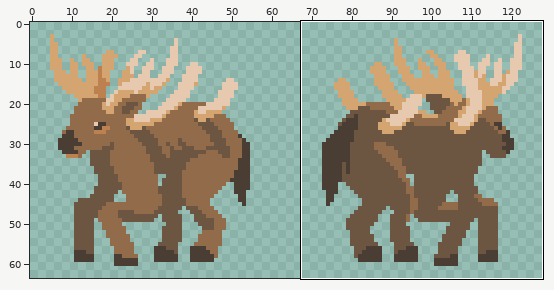
A sprite sheet gets an edit: assets/strays/cespae.png. The first picture is a wide view before the edit; the outline marks the close-up.
Close-up. Old version:
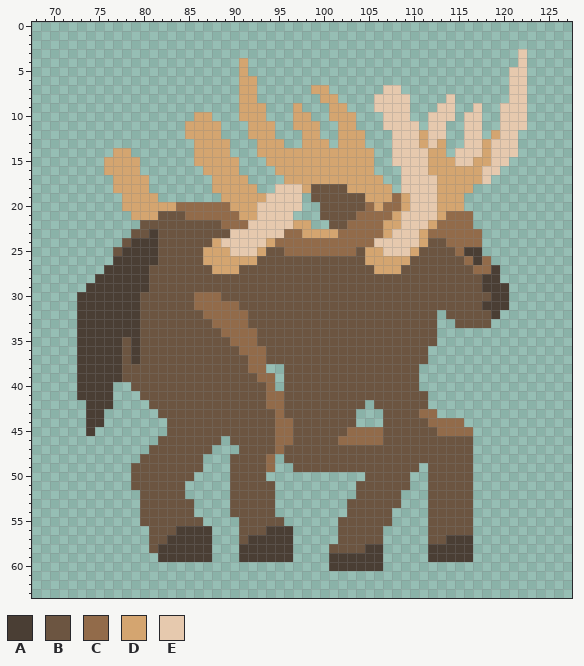
The file is 128x64 pixels. Shown: x 68..127, y 0..63. The commit also changed other parts of the picture, which this record leaves out.
Palette (. is transparent): A #4a3e34  B #6c5541  C #926b4a  D #d4a570  E #e6c9ae
Pixels before (only the part around the change), first column x 68:
 0 ............................................................
 1 ............................................................
 2 ............................................................
 3 ......................................................E.....
 4 .......................D..............................E.....
 5 .......................D.............................EE.....
 6 .......................DD............................EE.....
 7 .......................DD......DD......EE............EE.....
 8 .......................DD.......DD....EEEE....E......EE.....
 9 .......................DDD...D...DD...EEEE...EE..E..EEE.....
10 ..................DD...DDD...DD..DDD...EEE..EEE.EE..EEE.....
11 .................DDDD...DDD..DDD..DD...EEEE.EE..EE..EEE.....
12 .................DDDD...DDD...DD..DDD...EEEDEE..EE.DEE......
13 ..................DDDD...DDD..DDD.DDD...EEEDED..EEDEEE......
14 .........DD.......DDDD...DDDDDDDDDDDDD..EEEEDD.EEEDEEE......
15 ........DDDD......DDDDD...DDDDDDDDDDDD..EEEEDDDEEDDEE.......
16 ........DDDD.......DDDD....DDDDDDDDDDD...EEEDDDDDDEE........
17 .........DDDD.......DDDD....DDDDDDDDDDD..EEEEDDDDDE.........
18 .........DDDD.......DDDDD..EEEDBBBBDDDDD.EEEEDDDD...........
19 ..........DDDD.......DDDDDEEEE.BBBBBBDDDCDEEEDDD............
20 ..........DDDDDDCCCCCCDDDEEEEE..BBBBBCDCCDEEEDDD............
21 ...........DDDBBBCCCCCCDDEEEE...BBBBCCCCDEEEEDCCC...........
22 ............BBBBBBBBBCCCEEEEEDD..BBCCCCDDEEEDCCCC...........
23 ...........BBABBBBBBBBEEEEEECCDDDDCCCCCDEEEDCCCCCC..........
24 ..........BAAABBBBBBDEEEEEDCCCCCCCCCCCEEEEEDBBCCCC..........
25 .........BAAAABBBBBDDDEEEDBBCCCCCCCCBDDEEEDBBBBCAA..........
26 .........AAAAABBBBBDDDDDDBBBBBBBBBBBBDDDDDBBBBBBCAC.........
27 ........AAAAABBBBBBBDDDBBBBBBBBBBBBBBBDDDBBBBBBBBCCA........
28 .......AAAAAABBBBBBBBBBBBBBBBBBBBBBBBBBBBBBBBBBBBBAA........
29 ......AAAAAAABBBBBBBBBBBBBBBBBBBBBBBBBBBBBBBBBBBBBAAA.......
30 .....AAAAAAABBBBBBCCCBBBBBBBBBBBBBBBBBBBBBBBBBBBBBBAA.......
31 .....AAAAAAABBBBBBCCCCCBBBBBBBBBBBBBBBBBBBBBBBBBBBAAA.......
32 .....AAAAAAABBBBBBBCCCCCBBBBBBBBBBBBBBBBBBBBB.BBBBBA........
33 .....AAAAAAABBBBBBBBCCCCBBBBBBBBBBBBBBBBBBBBB..BBBB.........
34 .....AAAAAAABBBBBBBBBCCCCBBBBBBBBBBBBBBBBBBBB...............
35 .....AAAAABABBBBBBBBBBCCCBBBBBBBBBBBBBBBBBBBB...............
36 .....AAAAABABBBBBBBBBBBCCCBBBBBBBBBBBBBBBBBB................
37 .....AAAAABABBBBBBBBBBBBCCBBBBBBBBBBBBBBBBBB................
38 .....AAAAABBBBBBBBBBBBBBCC..BBBBBBBBBBBBBBB.................
39 .....AAAAABBBBBBBBBBBBBBBCC.BBBBBBBBBBBBBBB.................
40 .....AAAA..BBBBBBBBBBBBBBBC.BBBBBBBBBBBBBBB.................
41 .....AAAA...BBBBBBBBBBBBBBCCBBBBBBBBBBBBBBBB................
42 ......AAA....BBBBBBBBBBBBBCCBBBBBBBBB.BBBBBB................
43 ......AA......BBBBBBBBBBBBBCBBBBBBBB...BBBBCC...............
44 ......AA.......BBBBBBBBBBBBCCBBBBBBB...BBBBBCCCC............
45 ......A........BBBBBBBBBBBBCCBBBBBBCCCCBBBBBBCCCC...........
46 ..............BBBBBBB.BBBBBCCBBBBBCCCCCBBBBBBBBBB...........
47 .............BBBBBBB...BBBBCBBBBBBBBBBBBBBBBBBBBB...........
48 ............BBBBBBB...BBBBC.BBBBBBBBBBBBBBBBBBBBB...........
49 ...........BBBBBBBB...BBBBC..BBBBBBBBBBBBBB.BBBBB...........
50 ...........BBBBBBB....BBBB...........BBBBB..BBBBB...........
51 ...........BBBBBB.....BBBBB.........BBBBBB..BBBBB...........
52 ............BBBBB.....BBBBB.........BBBBB...BBBBB...........
53 ............BBBBBB....BBBBB........BBBBBB...BBBBB...........
54 ............BBBBBB....BBBBB........BBBBB....BBBBB...........
55 ............BBBBBBB....BBBBB......BBBBBB....BBBBB...........
56 .............BBBAAAA...BBBAAA.....BBBBB.....BBBBB...........
57 .............BBAAAAA...BAAAAA.....BBBBB.....BBAAA...........
58 .............BAAAAAA...AAAAAA....BBBBAA.....AAAAA...........
59 ..............AAAAAA...AAAAAA....AAAAAA.....AAAAA...........
60 .................................AAAAAA.....................
61 ............................................................
62 ............................................................
63 ............................................................
The result:
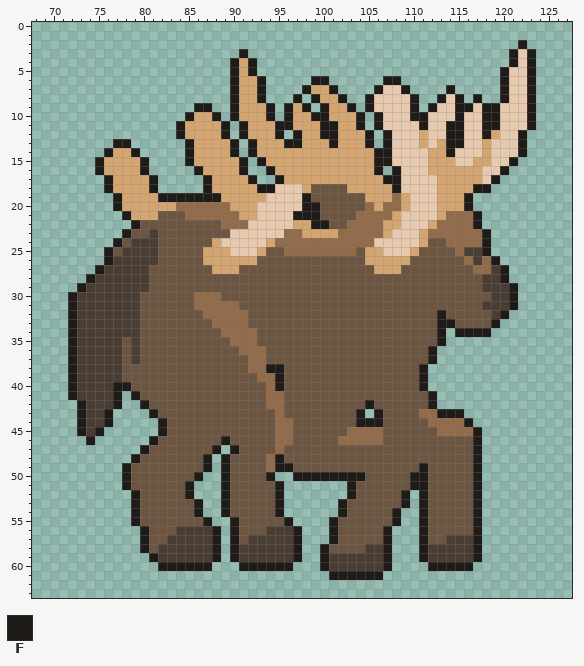
Colours new in this view: F #1f1b18
Difference:
Changed rows in their new state; - is an unchanged pixel.
first column x 72:
 2 --------------------------------------------------F-
 3 -------------------F-----------------------------F-F
 4 ------------------F-F----------------------------F-F
 5 ------------------F-F---------------------------F--F
 6 ------------------F--F-----FF------FF-----------F--F
 7 ------------------F--F----F--F----F--F----F-----F--F
 8 ------------------F--F---F-F--F--F----F--F-F-F--F--F
 9 --------------FF--F---F-F-F-F--F-F----F-F--FF-FF---F
10 -------------F--F-F---F-F--FF---F-F---FF---F--FF---F
11 ------------F----F-F---FF---FF--F-F----F--FF--FF---F
12 ------------F----F-F---F-F--FF---F-F------FF--F---F-
13 -----FF------F----F-F---FF---F---F-F------FF------F-
14 ----F--F-----F----F-F-------------FF------F-------F-
15 ---F----F----F-----F-F------------FF-------------F--
16 ---F----F-----F----F--F-----------F-F-----------F---
17 ----F----F-----F----F--F-----------FF----------F----
18 ----F----F-----F-----FF-------------F--------FF-----
19 -----F----FFFFFFF---------F-----------------F-------
20 -----F--------------------FF----------------F-------
21 ------F------------------FFF-----------------F------
22 -------F-------------------FF----------------F------
23 ------F---------------------------------------F-----
24 -----F----------------------------------------F-----
25 ----F-----------------------------------------F-----
26 ----F------------------------------------------F----
27 ---F--------------------------------------------F---
28 --F---------------------------------------------F---
29 -F-----------------------------------------------F--
30 F------------------------------------------------F--
31 F------------------------------------------------F--
32 F----------------------------------------F------F---
33 F----------------------------------------FF----F----
34 F----------------------------------------F-FFFF-----
35 F----------------------------------------F----------
36 F---------------------------------------F-----------
37 F---------------------------------------F-----------
38 F---------------------FF---------------F------------
39 F----------------------F---------------F------------
40 F----FF----------------F---------------F------------
41 F----F-F--------------------------------F-----------
42 -F---F--F------------------------F------F-----------
43 -F--F----F----------------------F-F------FFF--------
44 -F--F-----F---------------------FFF---------F-------
45 -F-F------F----------------------------------F------
46 --F------F-------F---------------------------F------
47 --------F-------F-F--------------------------F------
48 -------F-------F-F-----F---------------------F------
49 ------F--------F-F-----FF--------------F-----F------
50 ------F-------F--F----F--FFFFFFFF-----FF-----F------
51 ------F------F---F-----F-------F------FF-----F------
52 -------F-----F---F-----F-------F-----F-F-----F------
53 -------F------F--F-----F------F------F-F-----F------
54 -------F------F--F-----F------F-----F--F-----F------
55 -------F-------F--F-----F----F------F--F-----F------
56 --------F-------F-F------F---F-----F---F-----F------
57 --------F-------F-F------F---F-----F---F-----F------
58 --------F-------F-F------F--F------F---F-----F------
59 ---------F------F-F------F--F------F---F-----F------
60 ----------FFFFFF---FFFFFF---F------F----FFFFF-------
61 -----------------------------FFFFFF-----------------
